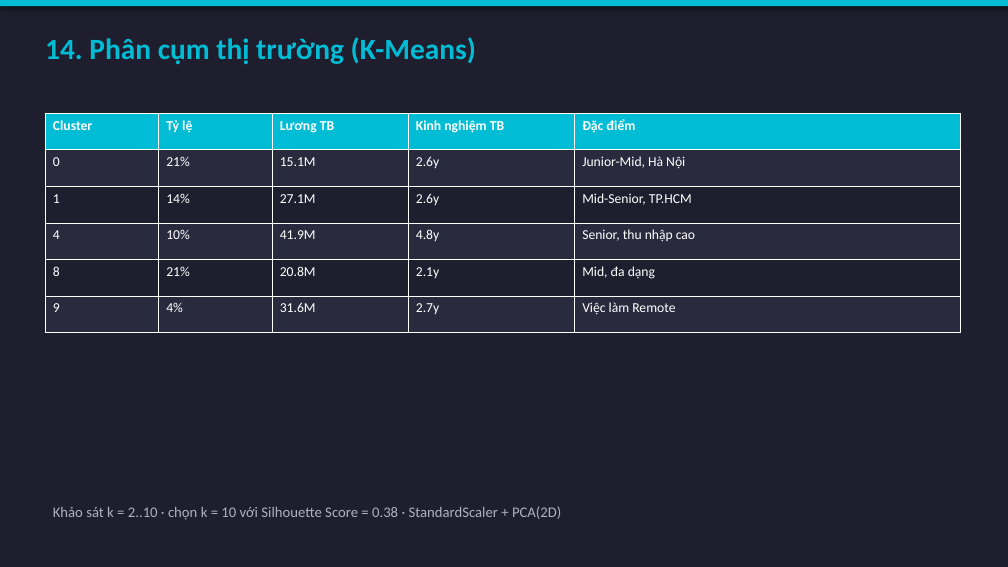
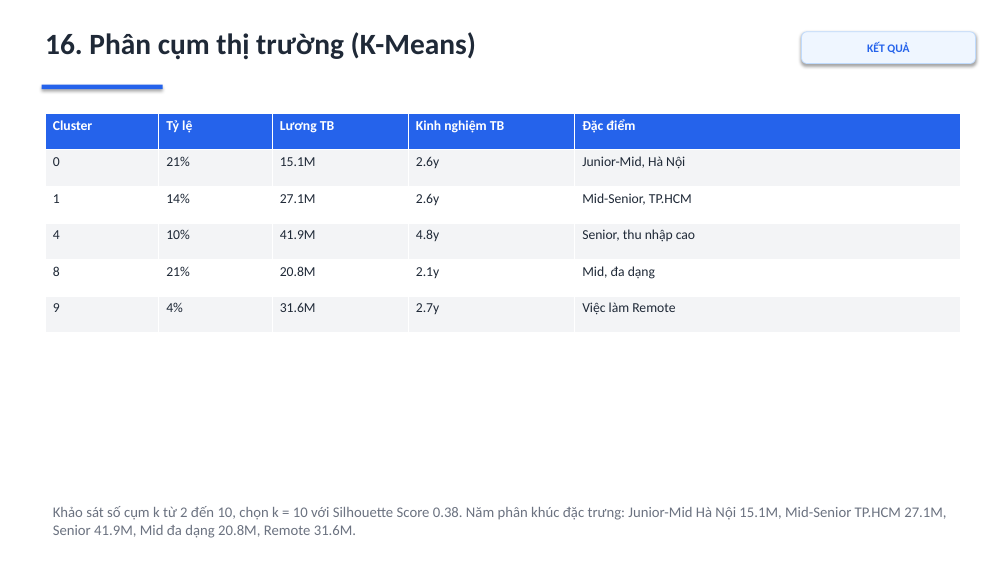
Before and after one commit to ThuyLoiLerning/KhoaHocDuLieu, a slide deck: slide 16 of reports/slides/TrinhBay_ChuyenDe4.pptx (slide 14 before the commit). Drawn at 1008x567 pixels with LibreOffice and Linux fonts; fonts in the diff are those of the drawing. Boxes give left, top, right and bottom in pixels: in the first picture for what was removed or moved away, otherwise in the second. Text is boxed around its words. In the diff, an @@ line names an element or a change of style, - is before the commit and + after.

```diff
--- a/reports/slides/TrinhBay_ChuyenDe4.pptx
+++ b/reports/slides/TrinhBay_ChuyenDe4.pptx
@@ background #1E1E2E to #FFFFFF @@
@@ rectangle removed at (0,0,1008,6) @@
@@ text at (45,32,476,59): text changed; text colour #00BCD4 to #1F2937 @@
-14. Phân cụm thị trường (K-Means)
+16. Phân cụm thị trường (K-Means)
@@ rounded rectangle added at (802,32,975,64), fill #EFF6FF, outline #BFDBFE 0.75 pt, 11 pt, text #2563EB, bold @@
+KẾT QUẢ
@@ rectangle added at (42,85,163,89), fill #2563EB @@
@@ table at (45,113,960,333) @@
@@ fill #00BCD4 to #2563EB in row 1 @@
@@ fill #2A2A3E to #F3F4F6 in 15 cells @@
@@ fill #1E1E2E to #FFFFFF in 10 cells @@
@@ text colour #FFFFFF to #1F2937 in "0", "21%", "15.1M", "2.6y" and 21 more places @@
@@ text at (53,506,946,538): text changed; text colour #B0B0C0 to #6B7280 @@
-Khảo sát k = 2..10 · chọn k = 10 với Silhouette Score = 0.38 · StandardScaler + PCA(2D)
+Khảo sát số cụm k từ 2 đến 10, chọn k = 10 với Silhouette Score 0.38. Năm phân khúc đặc trưng: Junior-Mid Hà Nội 15.1M, Mid-Senior TP.HCM 27.1M, Senior 41.9M, Mid đa dạng 20.8M, Remote 31.6M.
```
Also in this commit, not shown: 14 other slides changed, 8 slides added, 5 slides removed, 10 other files.
